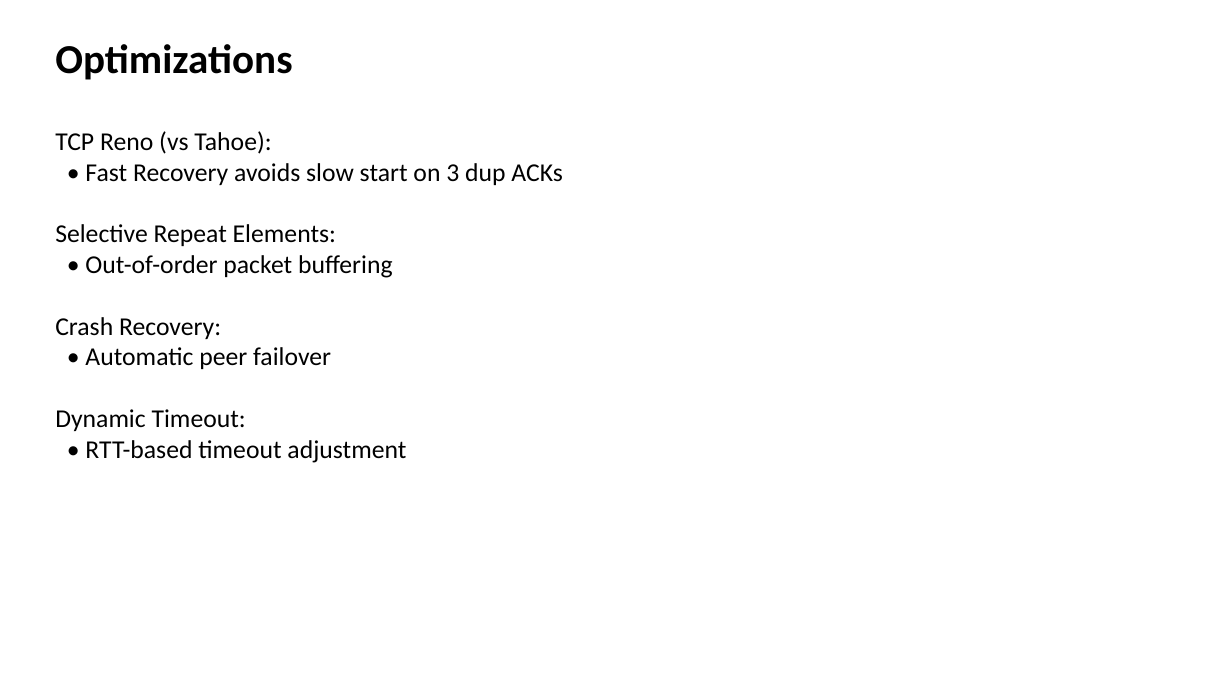
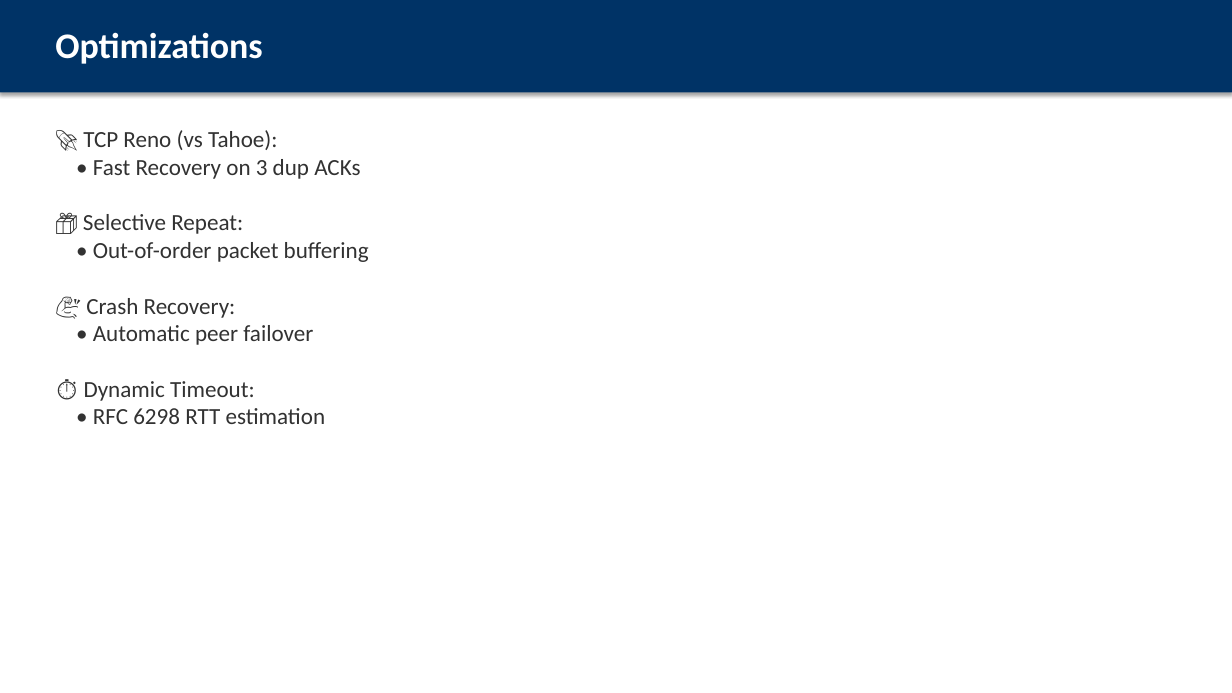
Before and after one commit to wuzhi456/cn_proj, a slide deck: slide 14 of presentation.pptx (slide 13 before the commit). Drawn at 1232x693 pixels with LibreOffice and Linux fonts; fonts in the diff are those of the drawing. Boxes give left, top, right and bottom in pixels: in the first picture for what was removed or moved away, otherwise in the second. Text is boxed around its words. In the diff, an @@ line names an element or a change of style, - is before the commit and + after.

```diff
--- a/presentation.pptx
+++ b/presentation.pptx
@@ rectangle added at box(0, 0, 1232, 92), fill #003366 @@
@@ text "Optimizations": place and size @@
-text "Optimizations" at box(55, 44, 292, 80)
+text "Optimizations" at box(55, 32, 262, 64)
@@ text "Optimizations" at box(55, 32, 262, 64): size 32 to 28 pt, text colour #000000 to #FFFFFF @@
@@ text at box(83, 130, 360, 234): text changed; size 20 to 18 pt; text colour #000000 to #323232 @@
-TCP Reno (vs Tahoe):
-• Fast Recovery avoids slow start on 3 dup ACKs
-Selective Repeat Elements:
+🚀 TCP Reno (vs Tahoe):
+• Fast Recovery on 3 dup ACKs
+📦 Selective Repeat:
@@ text at box(93, 242, 369, 345): size 20 to 18 pt, text colour #000000 to #323232 in "• Out-of-order packet buffering", "• Automatic peer failover" @@
@@ text at box(86, 298, 236, 318): text changed; size 20 to 18 pt; text colour #000000 to #323232 @@
-Crash Recovery:
+💪 Crash Recovery:
@@ text at box(84, 381, 326, 424): text changed; size 20 to 18 pt; text colour #000000 to #323232 @@
-Dynamic Timeout:
-• RTT-based timeout adjustment
+⏱️ Dynamic Timeout:
+• RFC 6298 RTT estimation
```
Also in this commit, not shown: 9 other slides changed, 6 slides added, 5 slides removed.
